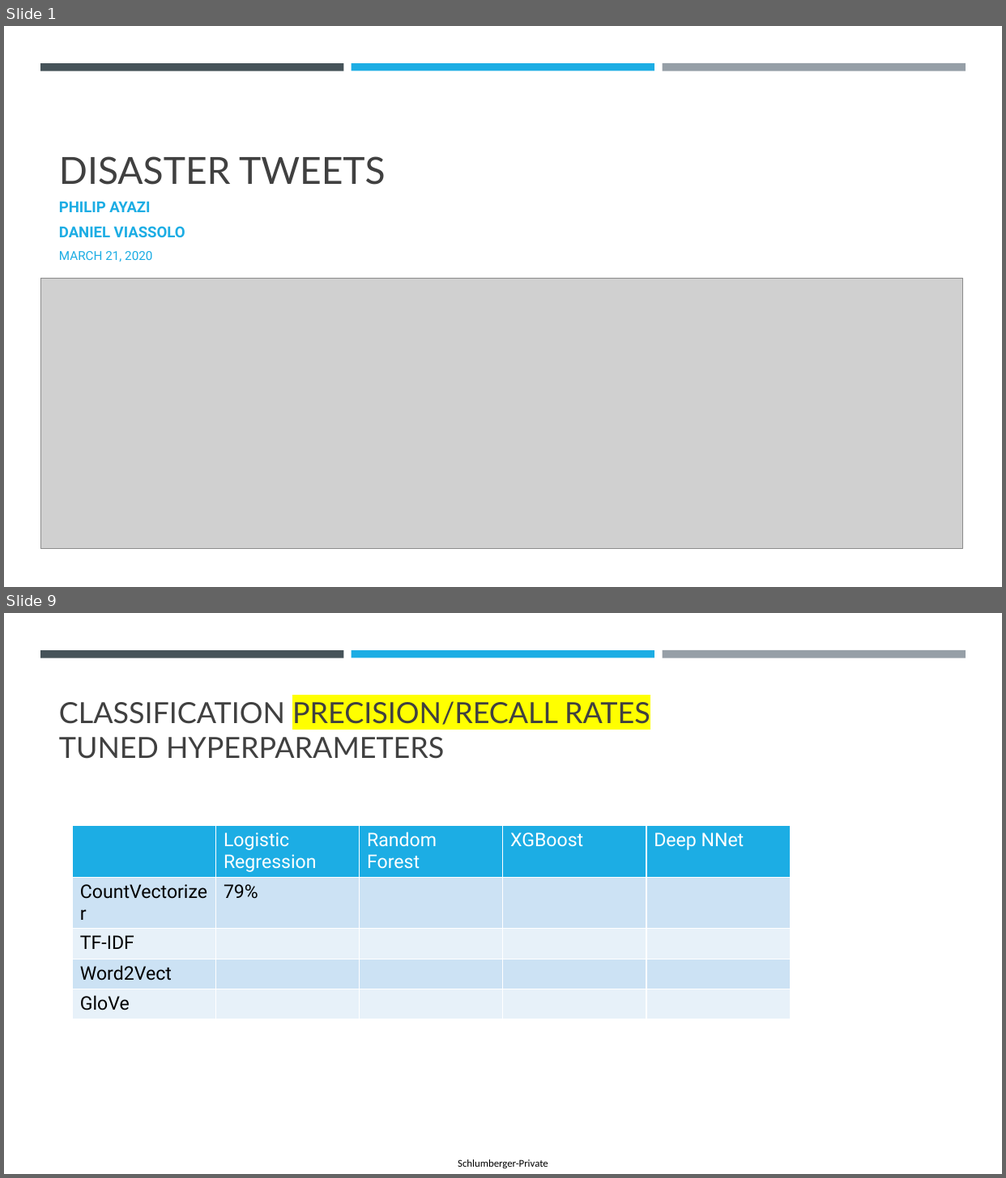
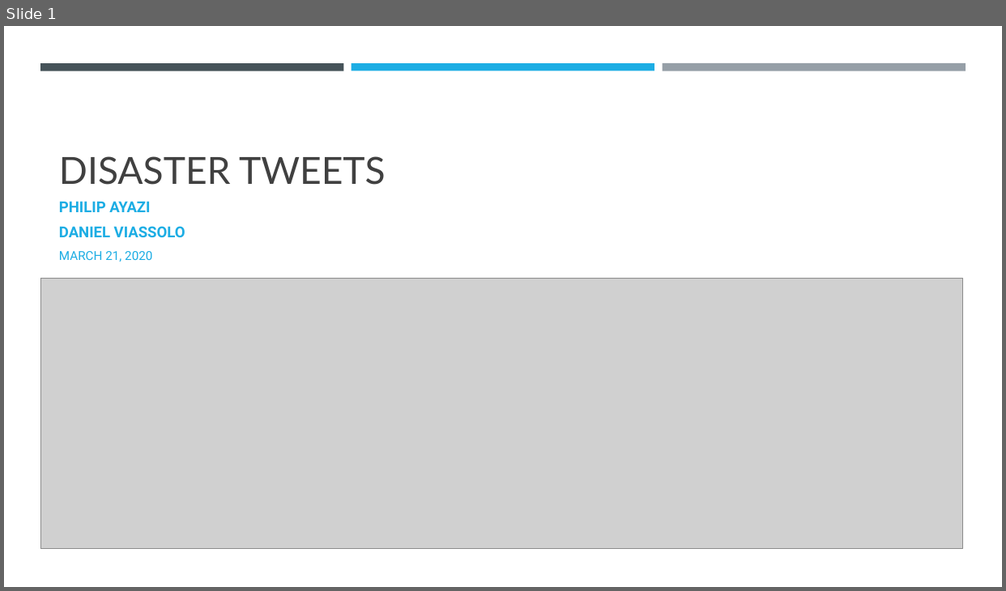
Before and after one commit to philipayazi/Disaster_Tweets, a slide deck: FinalProject_presentation.pptx. Shown one above the other, each under a label of ours: slides 1 and 9 before the commit, slide 1 after it; the slides between them are not shown. The pictures are 1006x1178 and 1006x591 pixels, drawn with LibreOffice and Linux fonts; fonts in the diff are those of the drawing; grey boxes stand for pictures. Boxes give left, top, right and bottom in pixels: in the first picture for what was removed or moved away, otherwise in the second. Text is boxed around its words. In the diff, an @@ line names an element or a change of style, - is before the commit and + after.

```diff
--- a/FinalProject_presentation.pptx
+++ b/FinalProject_presentation.pptx
@@ slide 9 removed at bbox=[4, 613, 1002, 1174], background #FFFFFF @@
@@ rectangle removed at bbox=[40, 650, 344, 658] @@
@@ rectangle removed at bbox=[351, 650, 654, 658] @@
@@ rectangle removed at bbox=[662, 650, 965, 658] @@
@@ title removed at bbox=[59, 701, 650, 759] @@
-CLASSIFICATION PRECISION/RECALL RATES
-TUNED HYPERPARAMETERS
@@ table removed at bbox=[73, 825, 791, 1014], 5 rows, 5 columns @@
- | Logistic Regression | Random / Forest | XGBoost | Deep NNet
-CountVectorizer | 79% |  |  | 
-TF-IDF |  |  |  | 
-Word2Vect |  |  |  | 
-GloVe |  |  |  | 
@@ text removed at bbox=[458, 1160, 548, 1169] @@
-Schlumberger-Private
```
Also in this commit, not shown: 9 slides changed, 2 slides added, 1 other slide removed.
